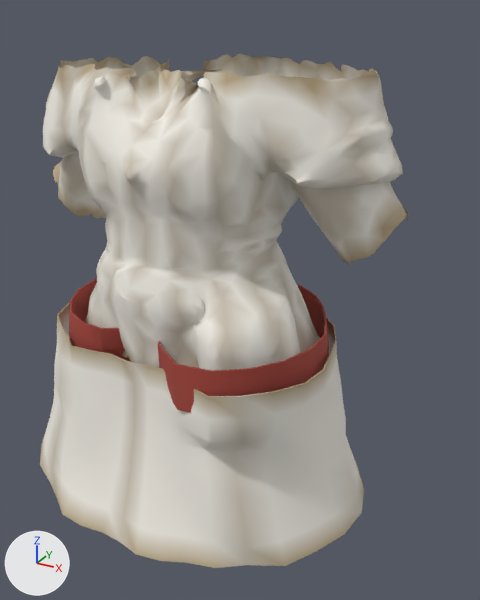
Renders of the glTF model assets_src/armor/kargan_1/cloth_a_chest.glb from each side of a commit.
Before and after are seen from a camera (50 mm lens) standing at (0.738, -1.17, 1.691) and looking at (0.102, -0.014, 1.112). Lighting does not change. The marker at lower left points along +X, +Y and +Z. The older version comes first. Vertices at exactly the same position are counted once.

Objects in the first picture: 'cloth_a_chest'.
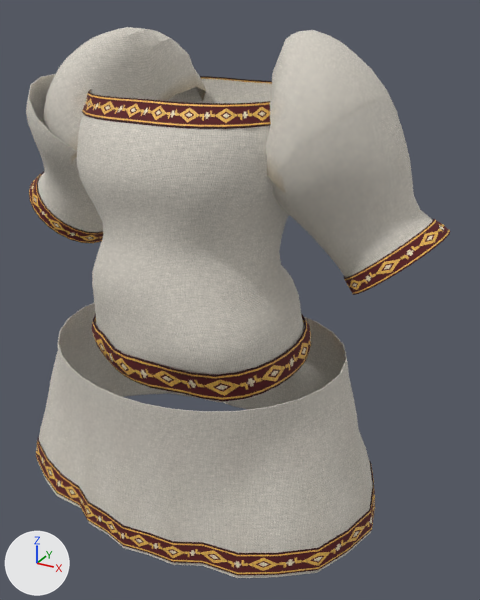
What differs and where, as boxes (x1, y1, x2, y2) in the pictures (480 x 600 px):
'cloth_a_chest', surface changed, reshaped (15% wider, 7% taller)
    before: (40, 54, 409, 568)
    after: (26, 27, 451, 578)
part 1 of me_cloth_a_chest, rebuilt
    before: (43, 54, 409, 371)
    after: (77, 79, 305, 402)
part 2 of me_cloth_a_chest, rebuilt
    before: (40, 303, 364, 568)
    after: (37, 303, 373, 578)
part 3 of me_cloth_a_chest, rebuilt
    before: (69, 278, 329, 413)
    after: (91, 313, 311, 401)
part 4 of me_cloth_a_chest, added
    after: (272, 97, 433, 278)
part 5 of me_cloth_a_chest, added
    after: (26, 74, 103, 232)
part 6 of me_cloth_a_chest, added
    after: (265, 30, 400, 193)
part 7 of me_cloth_a_chest, added
    after: (43, 27, 206, 165)
part 8 of me_cloth_a_chest, added
    after: (82, 76, 272, 129)
part 9 of me_cloth_a_chest, added
    after: (36, 437, 375, 575)
part 10 of me_cloth_a_chest, added
    after: (344, 219, 451, 295)
part 11 of me_cloth_a_chest, added
    after: (29, 172, 104, 243)

The change, as a list of edits to the scene's bpy script:
```text
Add img_band_c_png:
    img_band_c_png = load_image('band_c.png', '../textures/band_c.png', 256, 128, 'sRGB')
Add img_band_n_png:
    img_band_n_png = load_image('band_n.png', '../textures/band_n.png', 256, 128, 'Non-Color')
Add img_band_orm_png:
    img_band_orm_png = load_image('band_orm.png', '../textures/band_orm.png', 256, 128, 'Non-Color')
Add img_cloth_c_png:
    img_cloth_c_png = load_image('cloth_c.png', '../textures/cloth_c.png', 256, 256, 'sRGB')
Add img_cloth_n_png:
    img_cloth_n_png = load_image('cloth_n.png', '../textures/cloth_n.png', 256, 256, 'Non-Color')
Add img_cloth_orm_png:
    img_cloth_orm_png = load_image('cloth_orm.png', '../textures/cloth_orm.png', 256, 256, 'Non-Color')
Change mat_cloth:
    remove # nodes: BsdfPrincipled, OutputMaterial, VertexColor
    nodes: BsdfPrincipled, Mix, NormalMap, OutputMaterial, SeparateColor, TexImage x3, VertexColor
    uses the picture img_cloth_c_png
    uses the picture img_cloth_n_png
    uses the picture img_cloth_orm_png
Add mat_band:
    mat_band = bpy.data.materials.new('band')
    # uses the picture img_band_c_png
    # uses the picture img_band_n_png
    # uses the picture img_band_orm_png
Change me_cloth_a_chest:
    used by ob_cloth_a_chest; location = (0.0, 0.0, 0.0)
    remove me_cloth_a_chest.from_pydata(...)  # 2303 vertices, 4064 faces; spans x -0.431..0.432, y -0.363..0.25, z 0.668..1.598
    add me_cloth_a_chest.from_pydata(...)  # 2882 vertices, 5176 faces; spans x -0.506..0.508, y -0.347..0.263, z 0.647..1.653
    me_cloth_a_chest part 1: the loose piece of 1811 vertices spanning x -0.431..0.432, y -0.255..0.228, z 1.005..1.598 is rebuilt with 760 vertices and now spans x -0.236..0.248, y -0.258..0.262, z 0.986..1.535
    me_cloth_a_chest part 2: the loose piece of 352 vertices spanning x -0.401..0.414, y -0.363..0.25, z 0.668..1.051 is rebuilt with 352 vertices and now spans x -0.445..0.446, y -0.345..0.257, z 0.647..1.008
    me_cloth_a_chest part 3: the loose piece of 140 vertices spanning x -0.296..0.318, y -0.293..0.198, z 0.997..1.094 is rebuilt with 216 vertices and now spans x -0.239..0.256, y -0.253..0.172, z 0.992..1.058, in mat_band
    me_cloth_a_chest part 4: a new loose piece of 288 vertices spanning x 0.157..0.501, y -0.136..0.197, z 1.167..1.546, in mat_cloth
    me_cloth_a_chest part 5: a new loose piece of 288 vertices spanning x -0.498..-0.136, y -0.146..0.243, z 1.164..1.555, in mat_cloth
    me_cloth_a_chest part 6: a new loose piece of 199 vertices spanning x 0.11..0.406, y -0.127..0.227, z 1.311..1.653, in mat_cloth
    me_cloth_a_chest part 7: a new loose piece of 199 vertices spanning x -0.405..-0.111, y -0.128..0.258, z 1.315..1.653, in mat_cloth
    me_cloth_a_chest part 8: a new loose piece of 180 vertices spanning x -0.238..0.231, y -0.199..0.263, z 1.501..1.541, in mat_band
    me_cloth_a_chest part 9: a new loose piece of 160 vertices spanning x -0.448..0.447, y -0.347..0.256, z 0.655..0.704, in mat_band
    me_cloth_a_chest part 10: a new loose piece of 120 vertices spanning x 0.313..0.508, y -0.05..0.166, z 1.159..1.325, in mat_band
    me_cloth_a_chest part 11: a new loose piece of 120 vertices spanning x -0.506..-0.31, y -0.054..0.163, z 1.155..1.324, in mat_band
    add me_cloth_a_chest.materials.append(mat_band)
```
